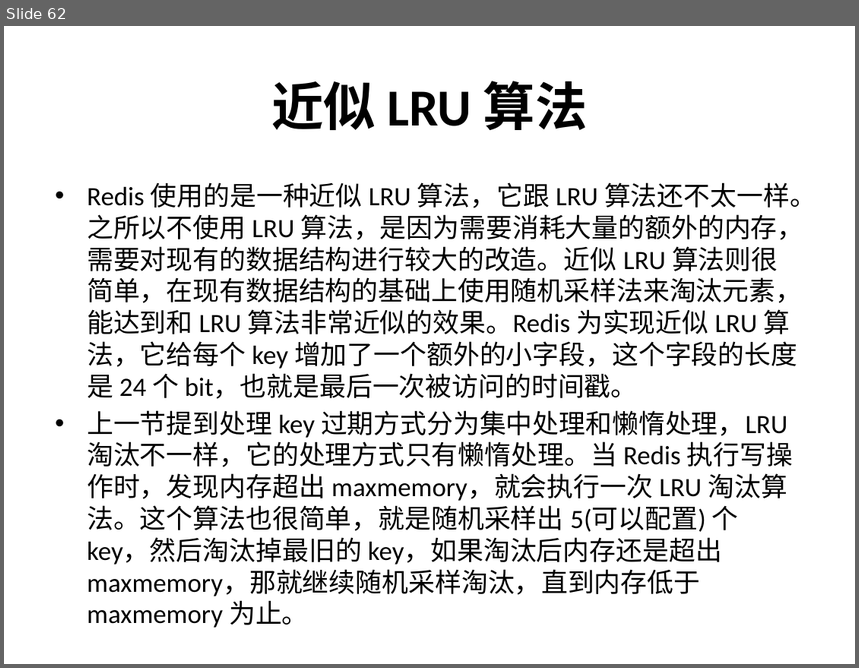
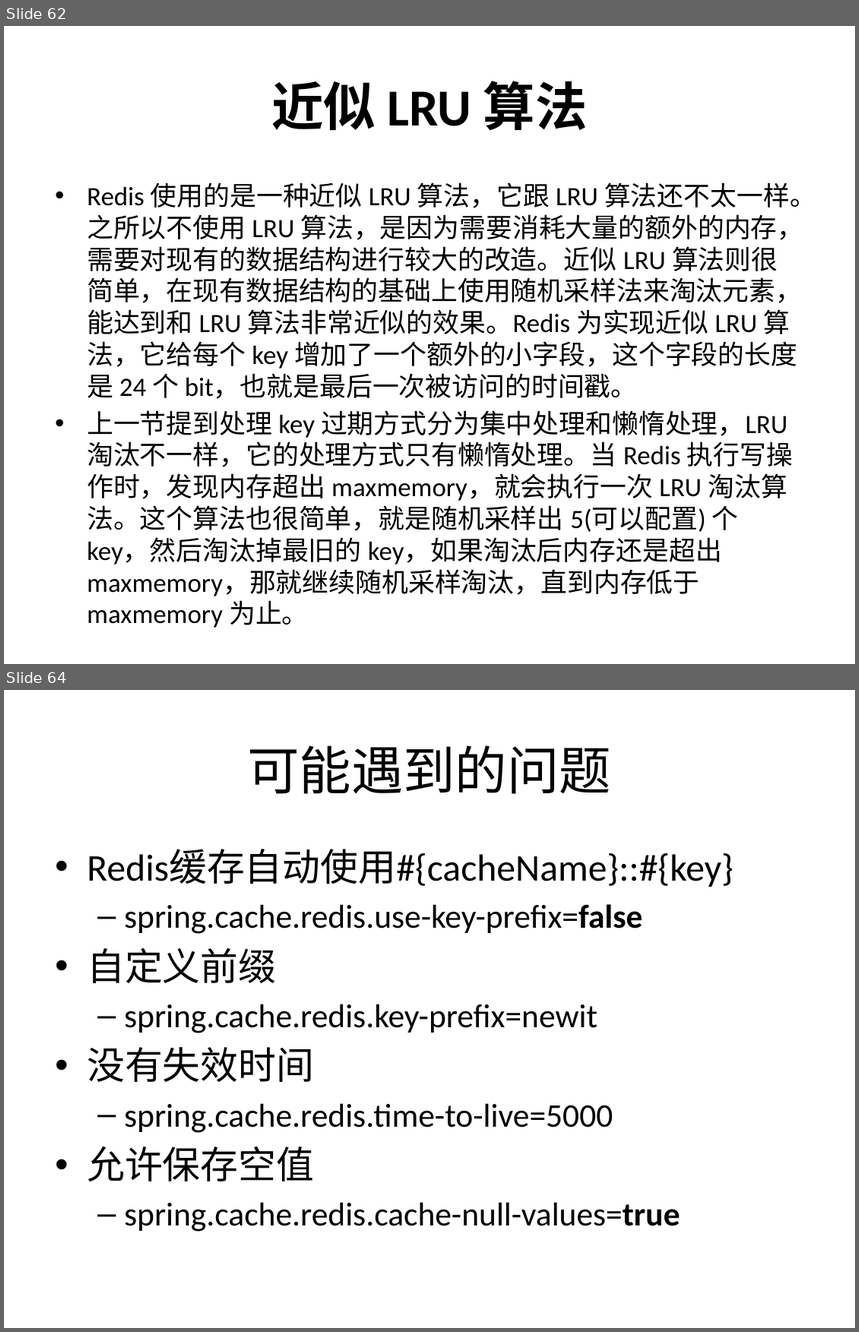
Before and after one commit to airuitian/MicroService, a slide deck: middlerware/Redis介绍及实战.pptx. Shown one above the other, each under a label of ours: slide 62 before the commit, slides 62 and 64 after it; the slides between them are not shown. The pictures are 859x668 and 859x1332 pixels, drawn with LibreOffice and Linux fonts; fonts in the diff are those of the drawing. Boxes give left, top, right and bottom in pixels: in the first picture for what was removed or moved away, otherwise in the second. Text is boxed around its words. In the diff, an @@ line names an element or a change of style, - is before the commit and + after.

Commit message:
! update ppt

```diff
--- a/middlerware/Redis介绍及实战.pptx
+++ b/middlerware/Redis介绍及实战.pptx
@@ slide 64 added at box(4, 690, 855, 1328), background #FFFFFF @@
@@ title added at box(247, 745, 611, 794), 44 pt, text #000000 @@
+可能遇到的问题
@@ text added at box(87, 850, 734, 1232), 28 pt, text #000000 @@
+• Redis缓存自动使用#{cacheName}::#{key}
+  – spring.cache.redis.use-key-prefix=false
+• 自定义前缀
+  – spring.cache.redis.key-prefix=newit
+• 没有失效时间
+  – spring.cache.redis.time-to-live=5000
+• 允许保存空值
+  – spring.cache.redis.cache-null-values=true
```
Also in this commit, not shown: 8 other slides added.
